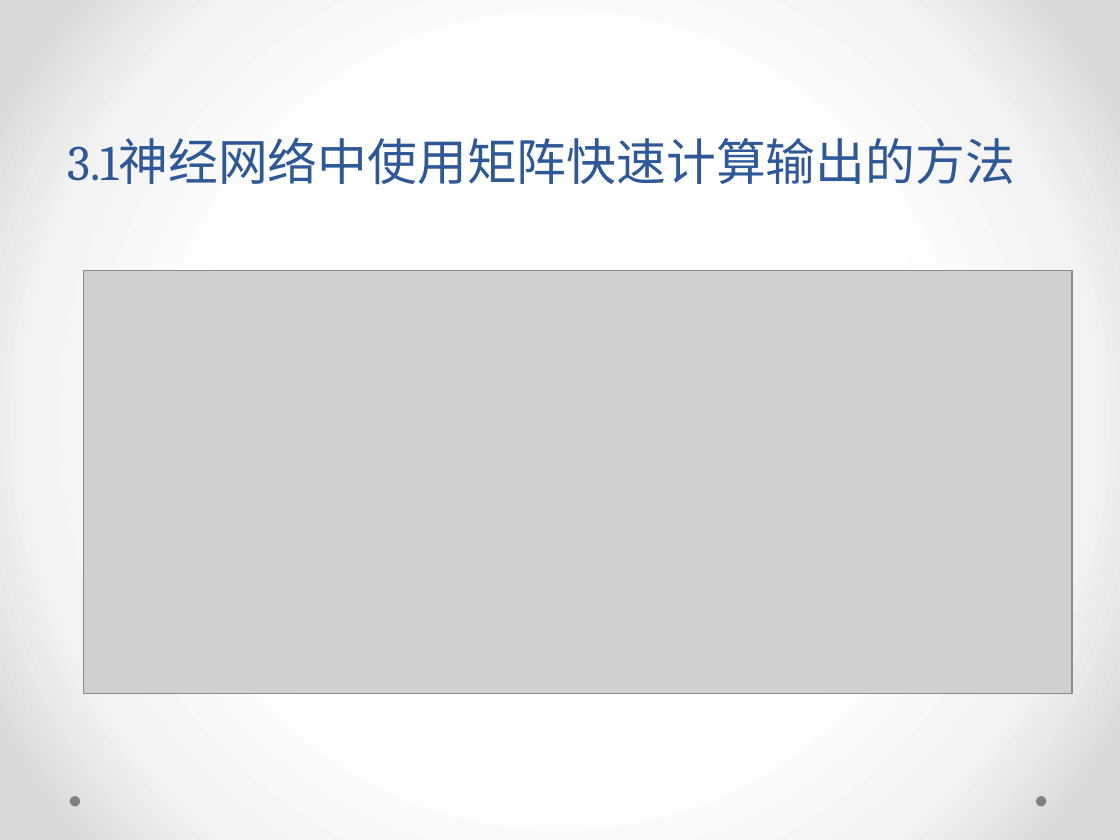
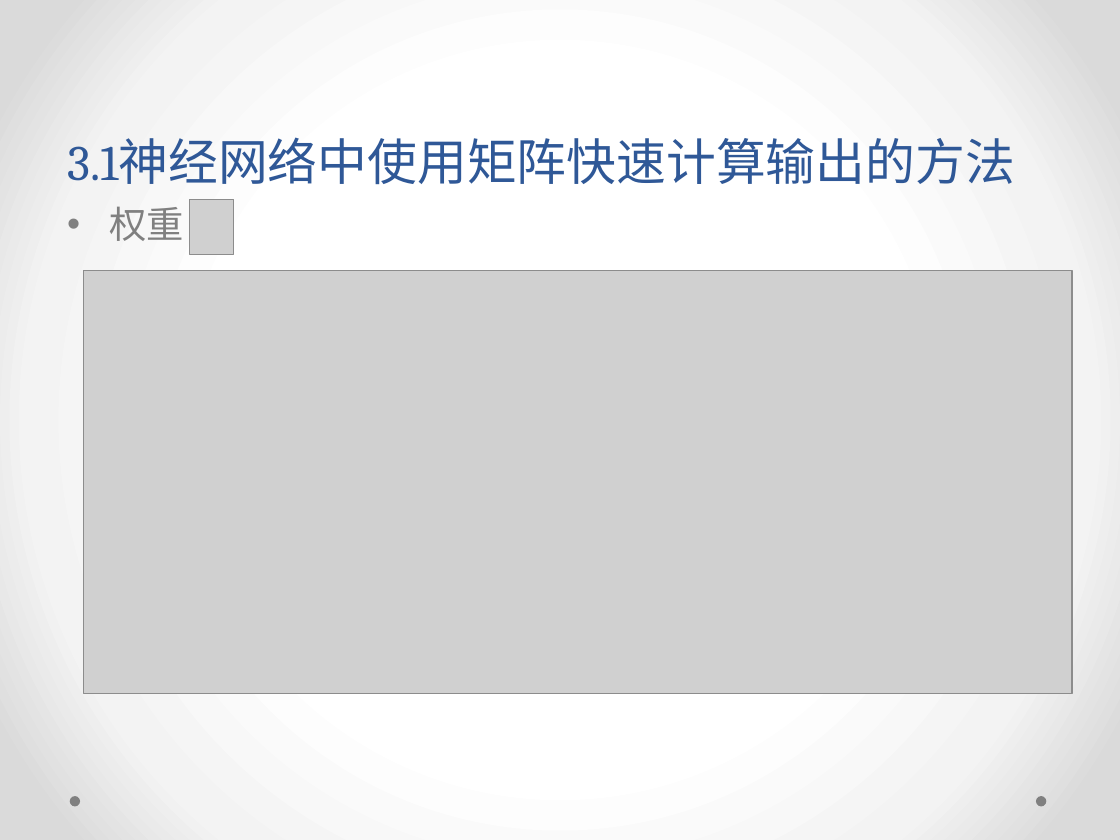
Before and after one commit to yish0000/neuralnetwork, a slide deck: slide 38 of 深度学习数学原理初探.pptx. Drawn at 1120x840 pixels with LibreOffice and Linux fonts; fonts in the diff are those of the drawing; grey boxes stand for pictures; background and template pictures are left out. Boxes give left, top, right and bottom in pixels: in the first picture for what was removed or moved away, otherwise in the second. Text is boxed around its words. In the diff, an @@ line names an element or a change of style, - is before the commit and + after.

```diff
--- a/深度学习数学原理初探.pptx
+++ b/深度学习数学原理初探.pptx
@@ text added at [109,206,184,241], 24 pt, text #808080 @@
+• 权重
@@ picture added at [189,199,234,254] @@
```
Also in this commit, not shown: 10 other slides changed.
